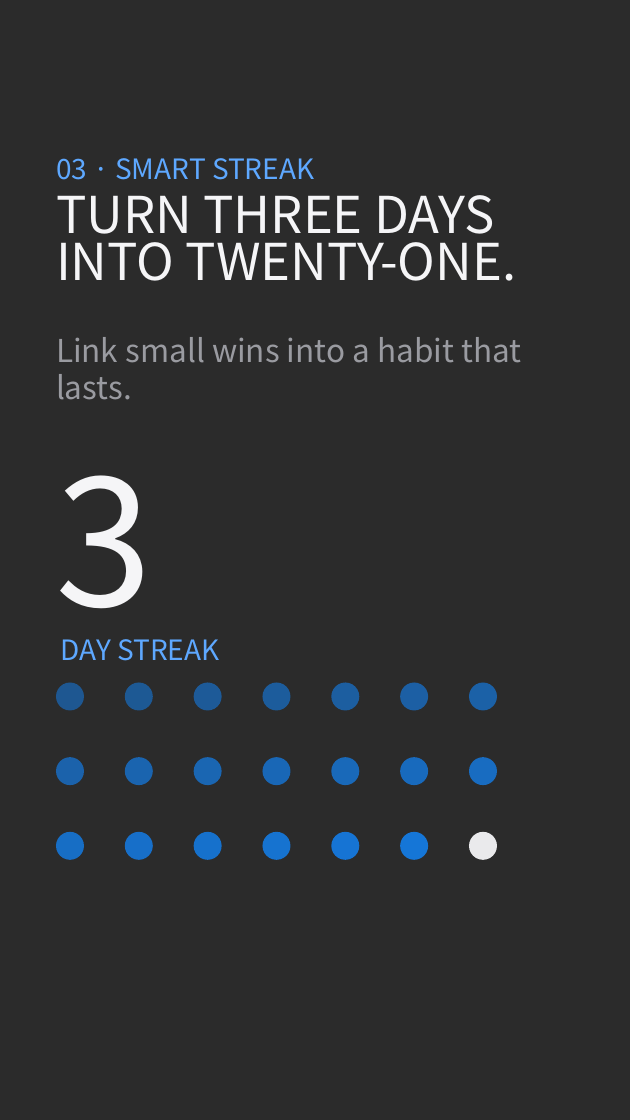
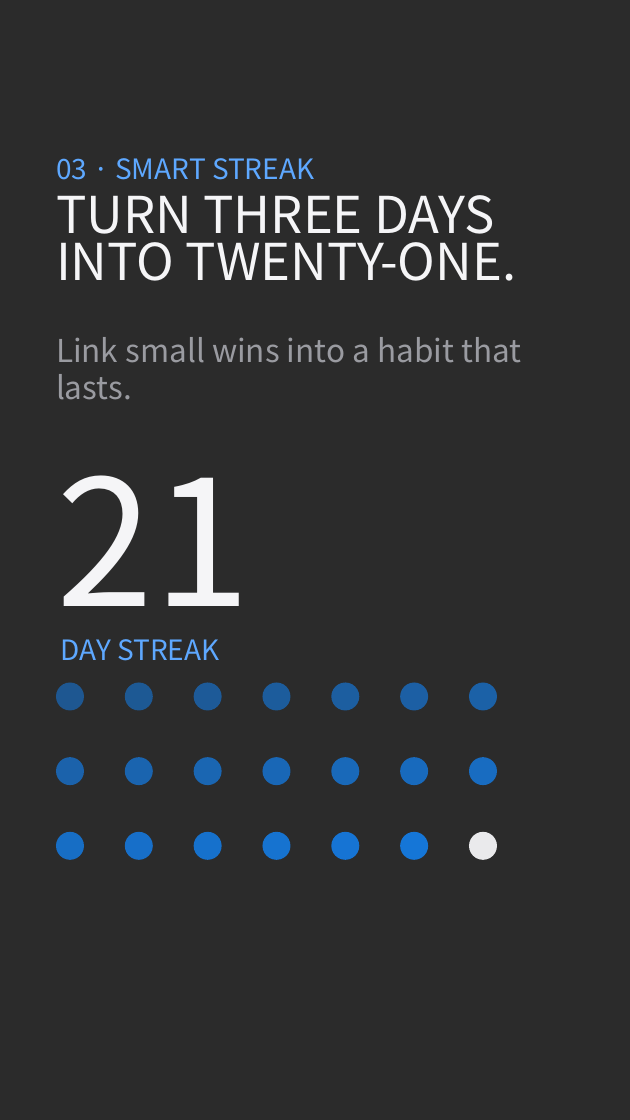
Before and after one commit to sjquant/quickthumb, a slide deck: slide 6 of examples/product_hype_reel.pptx. Drawn at 630x1120 pixels with LibreOffice and Linux fonts; fonts in the diff are those of the drawing; background and template pictures are left out; a plain dark background stands for a picture behind light text. Boxes give left, top, right and bottom in pixels: in the first picture for what was removed or moved away, otherwise in the second. Text is boxed around its words. In the diff, an @@ line names an element or a change of style, - is before the commit and + after.

```diff
--- a/examples/product_hype_reel.pptx
+++ b/examples/product_hype_reel.pptx
@@ text at <box>56,475,250,649</box>: text changed @@
-3
+21
```
Also in this commit, not shown: 6 other slides changed, 11 other files.
